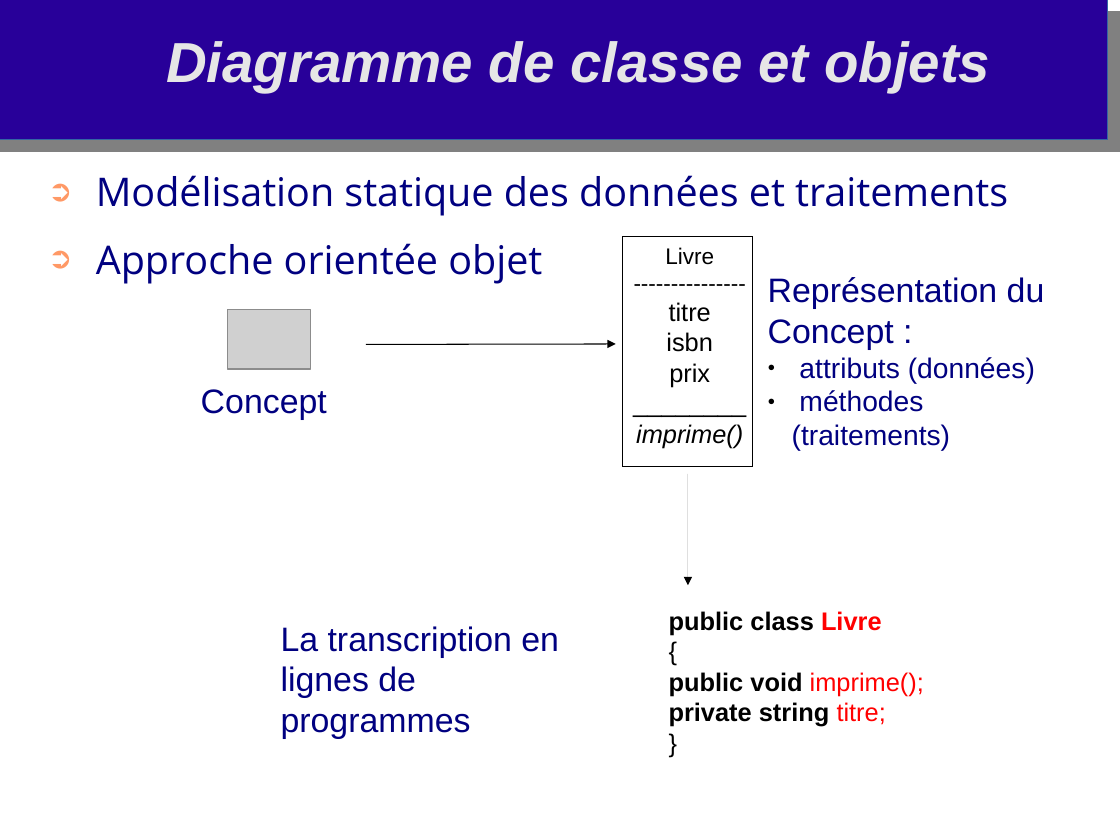
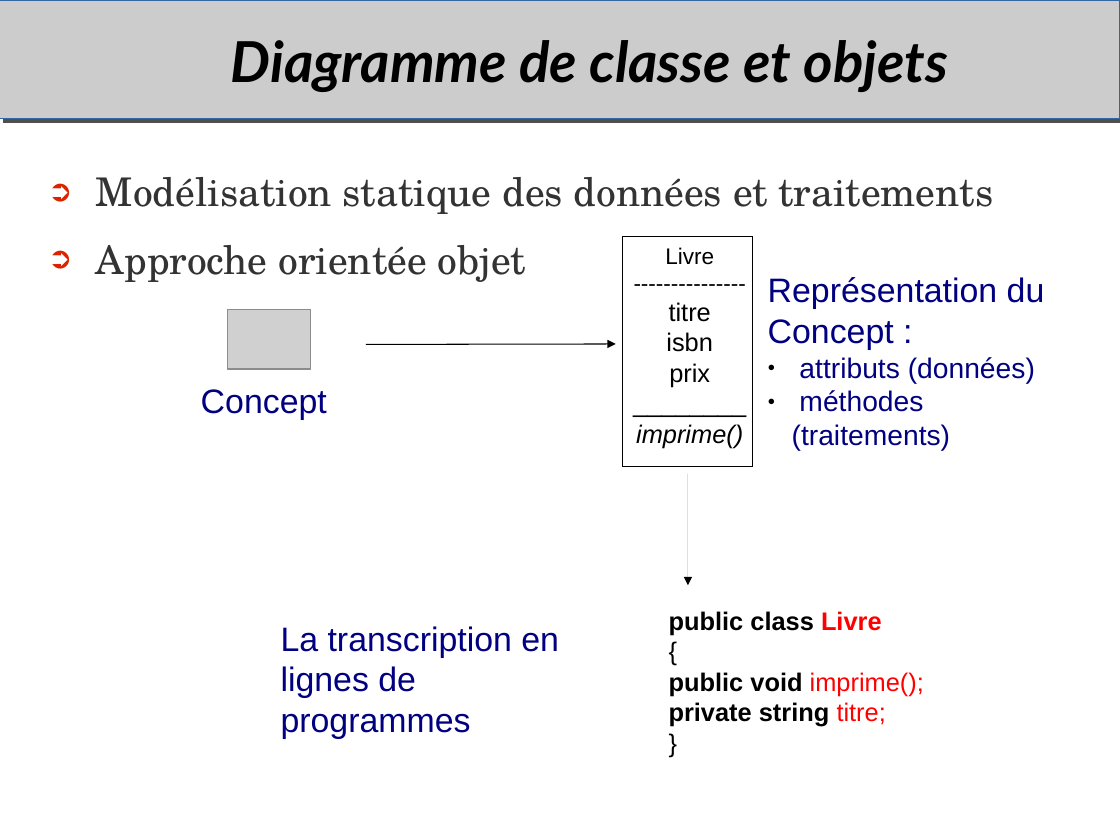
Before and after one commit to duanegris/texts, a slide deck: slide 29 of em-msi/it-s704/msi306-uml.odp (slide 30 before the commit). Drawn at 1120x840 pixels with LibreOffice and Linux fonts; fonts in the diff are those of the drawing; grey boxes stand for pictures; background and template pictures are left out. Boxes give left, top, right and bottom in pixels: in the first picture for what was removed or moved away, otherwise in the second. Text is boxed around its words. In the diff, an @@ line names an element or a change of style, - is before the commit and + after.

Commit message:
new style

```diff
--- a/em-msi/it-s704/msi306-uml.odp
+++ b/em-msi/it-s704/msi306-uml.odp
@@ rectangle: place and size @@
-rectangle at box(0, 0, 1108, 140)
+rectangle at box(0, 0, 1120, 119)
@@ rectangle at box(0, 0, 1120, 119): fill #280099 to #CCCCCC; shadow on @@
@@ rectangle removed at box(0, 12, 1120, 152) @@
@@ title "Diagramme de classe et objets": place and size @@
-title "Diagramme de classe et objets" at box(166, 41, 990, 93)
+title "Diagramme de classe et objets" at box(231, 40, 948, 92)
@@ title "Diagramme de classe et objets" at box(231, 40, 948, 92): font Arial to Lato, text colour #E6E6E6 to #000000 @@
@@ text "Modélisation statique des données et ..." at box(96, 177, 994, 282): font Open Sans to TeX Gyre Schola, text colour #000080 to #333333; bullet colour #FF9966 to #DC2300 @@
```
Also in this commit, not shown: 43 other slides changed, 1 slide removed.
